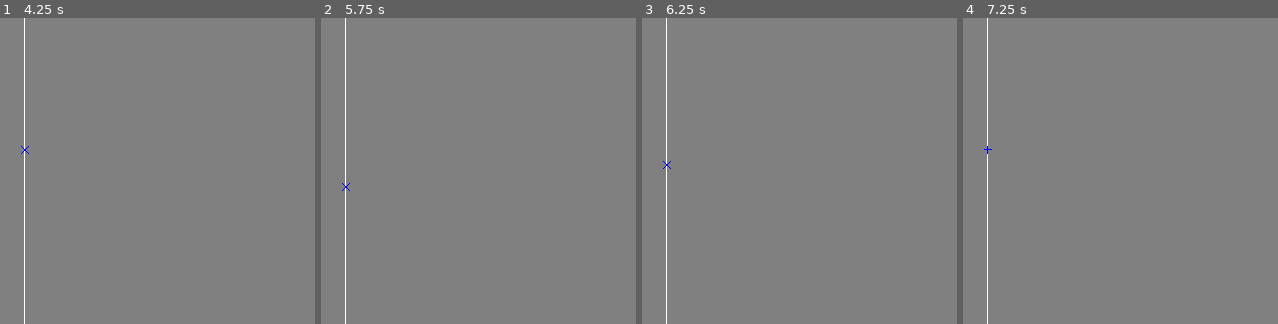
Above: before the commit, frames 1-4 (left to right).
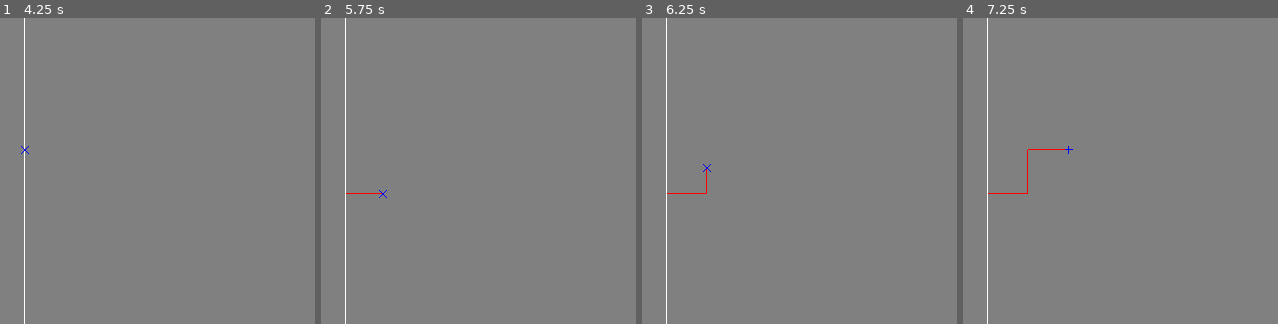
Above: after the commit, the same moments.

Repository: Habidakus/mirror-qix
Game: Godot game, scene res://Scenes/main.tscn
Same seed, same stepped clock (60 frames per second), same inputs: the game is played once before the commit and once after it.
Inputs (mouse positions are % of the whole screen's width and height, from its top left):
- Up to frame 1 (4.25 s): tap Enter at 0.5, 2 s; move the mouse to (44, 71) at 0.52 s; hold Space 0.53-1.28 s; hold Up 0.53-2.03 s; click (44, 71) at 0.67 s; move the mouse to (80, 66) at 1.27 s; tap Space at 1.35, 1.52, 1.82, 3.5, 3.6, 3.77, 4.07 s; click (80, 66) at 1.42 s; move the mouse to (19, 34) at 2.02 s; hold Left 2.03-2.75 s; hold Space 2.03-2.75 s; click (19, 34) at 2.17 s; click "Play" at 2.75 s; move the mouse to (55, 50) at 3.52 s; hold Left from 3.53 s (still down); click (55, 50) at 3.67 s
- Up to frame 2 (5.75 s): tap Enter at 4.25 s; move the mouse to (34, 24) at 4.27 s; release Left at 4.28 s; hold Down 4.28-5.03 s; hold Space 4.28-5.03 s; click (34, 24) at 4.42 s; move the mouse to (72, 45) at 5.02 s; hold Right from 5.03 s (still down); tap Space at 5.1, 5.27, 5.57 s; click (72, 45) at 5.17 s
- Up to frame 3 (6.25 s): move the mouse to (29, 55) at 5.77 s; release Right at 5.78 s; hold Up from 5.78 s (still down); hold Space from 5.78 s (still down); click (29, 55) at 5.92 s
- Up to frame 4 (7.25 s): move the mouse to (60, 27) at 6.52 s; release Up at 6.53 s; release Space at 6.53 s; hold Right from 6.53 s (still down); tap Space at 6.6, 6.77, 7.07 s; click (60, 27) at 6.67 s
The pictures show only the part of the screen within x 0-50%, y 29-79%; the shares and areas given below are measured in that part.

Frame 1 is identical in both runs. In frame 2, less than 0.1% of the frame differs, in the area x 6-21%, y 53-59%; in frame 3, 0.1%; in frame 4, 0.2%, in the area x 6-35%, y 41-58%.

Commit message:
Added initial inner path navigation code

Diff:
--- a/Scripts/StateMachine/StateMachineState_Play.gd
+++ b/Scripts/StateMachine/StateMachineState_Play.gd
@@ -3,10 +3,13 @@
 @export var fade_in : bool = false
 @export var fade_out : bool = false
 @export var fade_time : float = 1.5
+@export var player_speed : float = 200
 
 var outer_lines : Array = []
+var inner_lines : Array = []
 var play_field : Control = null
 var player_pos : Vector2i
+var player_on_outer_lines : bool = true
 
 func init_state(state_machine: StateMachine) -> void:
 	active_process_mode = self.process_mode
@@ -16,8 +19,8 @@
 
 var player_movement : Vector2 = Vector2.ZERO
 func add_player_direction(dx : float, dy : float) -> void:
-	dx = dx * 50.0
-	dy = dy * 50.0
+	dx = dx * player_speed
+	dy = dy * player_speed
 	if player_movement == Vector2.ZERO:
 		player_movement = Vector2(dx, dy)
 		print("Starting movement")
@@ -60,24 +63,122 @@
 	#assert(false, "Odd line %s to %s" % [start, end])
 	return false
 
-func move_if_possible(x : int, y : int) -> void:
+func is_on_outer_line(x : int, y : int) -> bool:
 	for line in outer_lines:
 		if on_line(x, y, line[0], line[1]):
-			player_pos = Vector2(x, y)
-			return
+			return true
+	return false
+
+func is_on_inner_line(x : int, y : int) -> bool:
+	for line in inner_lines:
+		if on_line(x, y, line[0], line[1]):
+			return true
+	return false
+
+func is_direction_on_outer_line(x : int, y : int) -> bool:
+	return is_on_outer_line(player_pos.x + x, player_pos.y + y)
+
+func does_extend_line(x : int, y: int, start : Vector2i, end : Vector2i) -> bool:
+	if start.x == end.x && start.x == x:
+		var dy : int = y - end.y
+		if abs(dy) != 1:
+			return false
+		# ensure we're still going the same direction
+		return ((end.y - start.y) * dy) > 0
+	if start.y == end.y && start.y == y:
+		var dx : int = x - end.x
+		if abs(dx) != 1:
+			return false
+		# ensure we're still going the same direction
+		return ((end.x - start.x) * dx) > 0
+	return false
+
+func move_if_possible(x : int, y : int) -> void:
+	if player_on_outer_lines:
+		if is_on_outer_line(x, y):
+			player_pos = Vector2i(x, y)
+		return
+	# Process building new inner line
+	if is_on_outer_line(x, y):
+		# completed area
+		assert(false, "TODO: Player completed area")
+		return
+	if is_on_inner_line(x, y):
+		# Player ran over own track - die
+		assert(false, "TODO: Player should die now")
+		return
+	if does_extend_line(x, y, inner_lines.back()[0], inner_lines.back()[1]):
+		inner_lines.back()[1] = Vector2i(x, y)
+		player_pos = Vector2i(x, y)
+		return
+	inner_lines.append([player_pos, Vector2i(x, y)])
+	player_pos = Vector2i(x, y)
 
 func _process(delta: float) -> void:
 	queue_redraw()
 	rotate_player += 5.0 * delta
-	#print("mouse = %s" % [get_local_mouse_position()])
-	if Input.is_key_pressed(KEY_DOWN) || Input.is_key_pressed(KEY_S):
+	process_player_input(delta)
+
+func process_player_input(delta : float) -> void:
+	if player_on_outer_lines == false:
+		# player is burning new path
+		process_inner_line_input(delta)
+		return
+	if process_outer_line_input(delta):
+		return
+	if Input.is_key_pressed(KEY_SPACE):
+		process_inner_path_start()
+
+func start_inner_path(x : int, y : int) -> void:
+	assert(inner_lines.is_empty())
+	var ix : int = player_pos.x + x
+	var iy : int = player_pos.y + y
+	if ix < 0 || iy < 0 || ix >= play_field.size.x || iy >= play_field.size.y:
+		# Player trying to move outside of playing area
+		return
+	if self.is_on_outer_line(ix, iy):
+		# player trying to jump off one line onto another? Shouldn't happen, but stop it
+		print("Shouldn't happen?! Player starting innner line onto outer line")
+		return
+	player_on_outer_lines = false
+	inner_lines.append([player_pos, Vector2i(ix, iy)])
+	player_pos = Vector2i(ix, iy)
+
+func process_inner_path_start() -> void:
+	if (Input.is_key_pressed(KEY_DOWN) || Input.is_key_pressed(KEY_S)):
+		start_inner_path(0, 1);
+	elif (Input.is_key_pressed(KEY_UP) || Input.is_key_pressed(KEY_W)):
+		start_inner_path(0, -1);
+	elif (Input.is_key_pressed(KEY_RIGHT) || Input.is_key_pressed(KEY_D)):
+		start_inner_path(1, 0);
+	elif (Input.is_key_pressed(KEY_LEFT) || Input.is_key_pressed(KEY_A)):
+		start_inner_path(-1, 0);
+	# else player is just holding down space but no direction - that's ok.
+
+func process_inner_line_input(delta : float) -> void:
+	if (Input.is_key_pressed(KEY_DOWN) || Input.is_key_pressed(KEY_S)): # && !is_direction_on_outer_line(0, 1):
 		add_player_direction(0, delta)
-	elif Input.is_key_pressed(KEY_UP) || Input.is_key_pressed(KEY_W):
+	elif (Input.is_key_pressed(KEY_UP) || Input.is_key_pressed(KEY_W)): # && !is_direction_on_outer_line(0, -1):
 		add_player_direction(0, -delta)
-	elif Input.is_key_pressed(KEY_RIGHT) || Input.is_key_pressed(KEY_D):
+	elif (Input.is_key_pressed(KEY_RIGHT) || Input.is_key_pressed(KEY_D)): # && !is_direction_on_outer_line(1, 0):
 		add_player_direction(delta, 0)
-	elif Input.is_key_pressed(KEY_LEFT) || Input.is_key_pressed(KEY_A):
+	elif (Input.is_key_pressed(KEY_LEFT) || Input.is_key_pressed(KEY_A)): # && !is_direction_on_outer_line(-1, 0):
 		add_player_direction(-delta, 0)
+
+func process_outer_line_input(delta : float) -> bool:
+	if (Input.is_key_pressed(KEY_DOWN) || Input.is_key_pressed(KEY_S)) && is_direction_on_outer_line(0, 1):
+		add_player_direction(0, delta)
+		return true
+	elif (Input.is_key_pressed(KEY_UP) || Input.is_key_pressed(KEY_W)) && is_direction_on_outer_line(0, -1):
+		add_player_direction(0, -delta)
+		return true
+	elif (Input.is_key_pressed(KEY_RIGHT) || Input.is_key_pressed(KEY_D)) && is_direction_on_outer_line(1, 0):
+		add_player_direction(delta, 0)
+		return true
+	elif (Input.is_key_pressed(KEY_LEFT) || Input.is_key_pressed(KEY_A)) && is_direction_on_outer_line(-1, 0):
+		add_player_direction(-delta, 0)
+		return true
+	return false
 
 var rotate_player : float = 0
 func _draw() -> void:
@@ -87,6 +188,8 @@
 	var offset : Vector2 = play_field.global_position - self.global_position
 	for line : Array in outer_lines:
 		draw_line(offset + (line[0] as Vector2), offset + (line[1] as Vector2), Color.WHITE)
+	for line : Array in inner_lines:
+		draw_line(offset + (line[0] as Vector2), offset + (line[1] as Vector2), Color.RED)
 
 	var player_length : int = 4
 	var rp : int = round(rotate_player) as int
